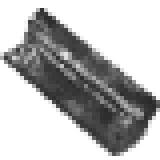
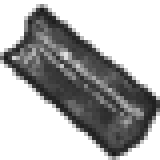
Layered file, before and after one edit (w=160, h=160). Changes by layer:
added layer "outline" above "Pasted Layer" over [0, 4, 160, 160]
